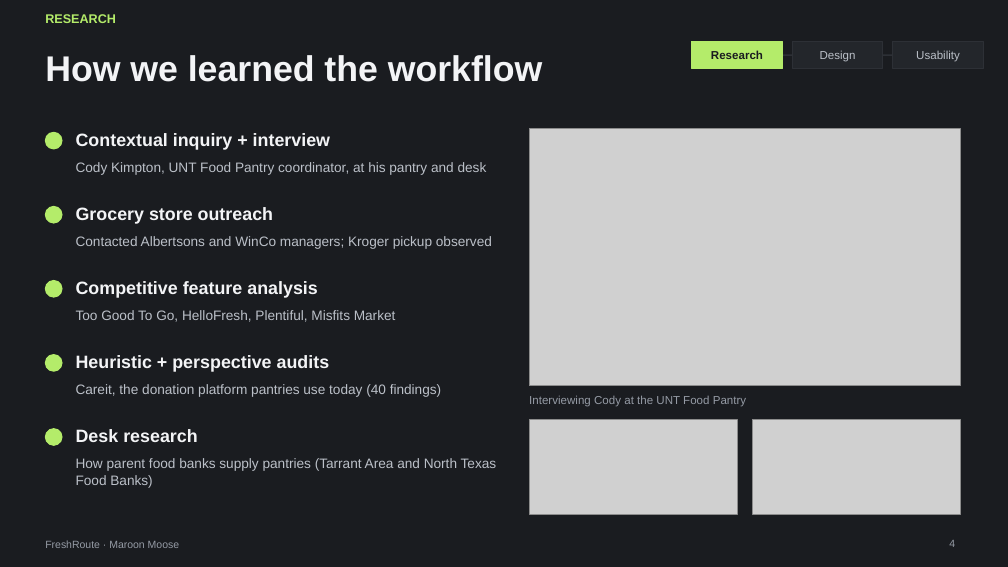
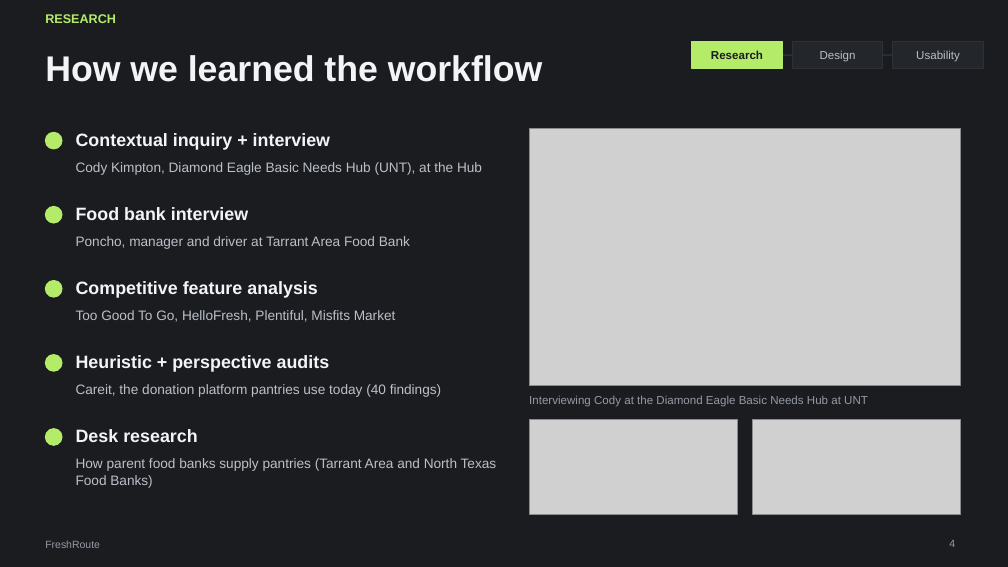
Before and after one commit to ojellyneck44/freshroute, a slide deck: slide 4 of docs/deck/FreshRoute-Final-Presentation.pptx. Drawn at 1008x567 pixels with LibreOffice and Linux fonts; fonts in the diff are those of the drawing; grey boxes stand for pictures. Boxes give left, top, right and bottom in pixels: in the first picture for what was removed or moved away, otherwise in the second. Text is boxed around its words. In the diff, an @@ line names an element or a change of style, - is before the commit and + after.

```diff
--- a/docs/deck/FreshRoute-Final-Presentation.pptx
+++ b/docs/deck/FreshRoute-Final-Presentation.pptx
@@ text at <box>76,162,482,175</box>: text changed @@
-Cody Kimpton, UNT Food Pantry coordinator, at his pantry and desk
+Cody Kimpton, Diamond Eagle Basic Needs Hub (UNT), at the Hub
@@ text at <box>76,207,248,220</box>: text changed @@
-Grocery store outreach
+Food bank interview
@@ text at <box>76,236,410,249</box>: text changed @@
-Contacted Albertsons and WinCo managers; Kroger pickup observed
+Poncho, manager and driver at Tarrant Area Food Bank
@@ text at <box>529,395,868,407</box>: text changed @@
-Interviewing Cody at the UNT Food Pantry
+Interviewing Cody at the Diamond Eagle Basic Needs Hub at UNT
@@ text at <box>45,540,100,548</box>: text changed @@
-FreshRoute · Maroon Moose
+FreshRoute
```
Also in this commit, not shown: 29 other slides changed, 2 other files.
